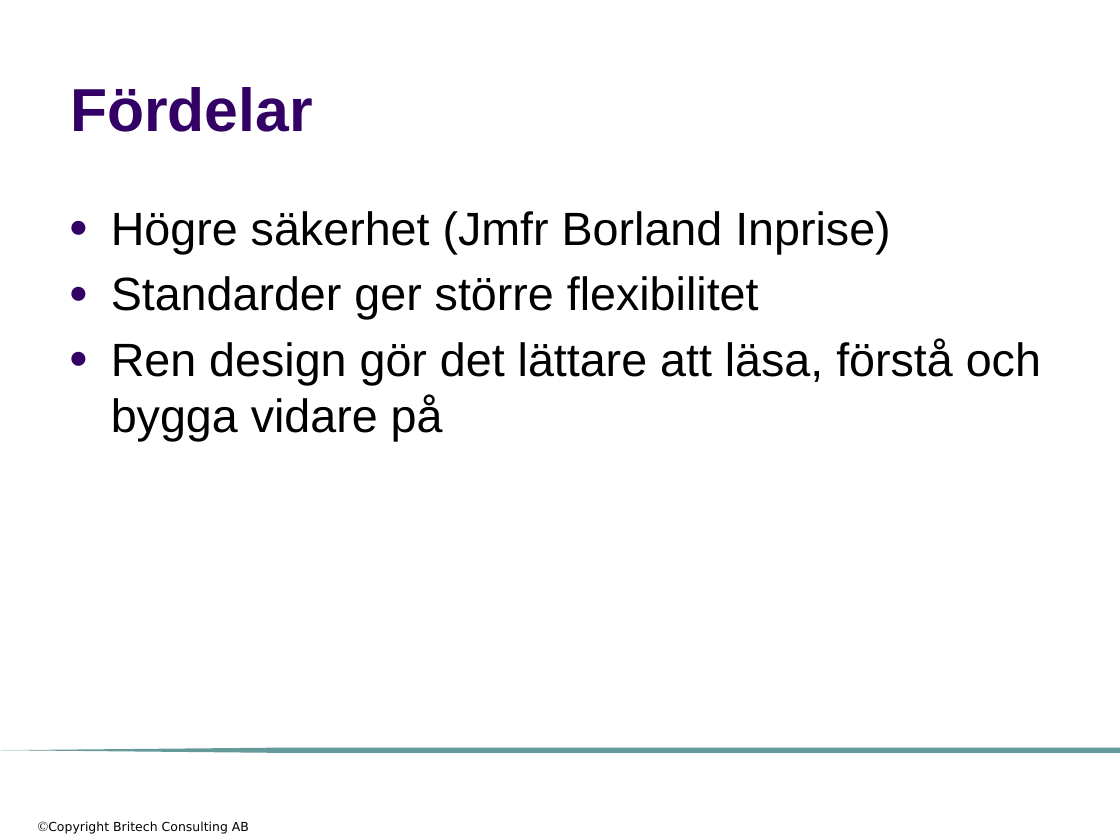
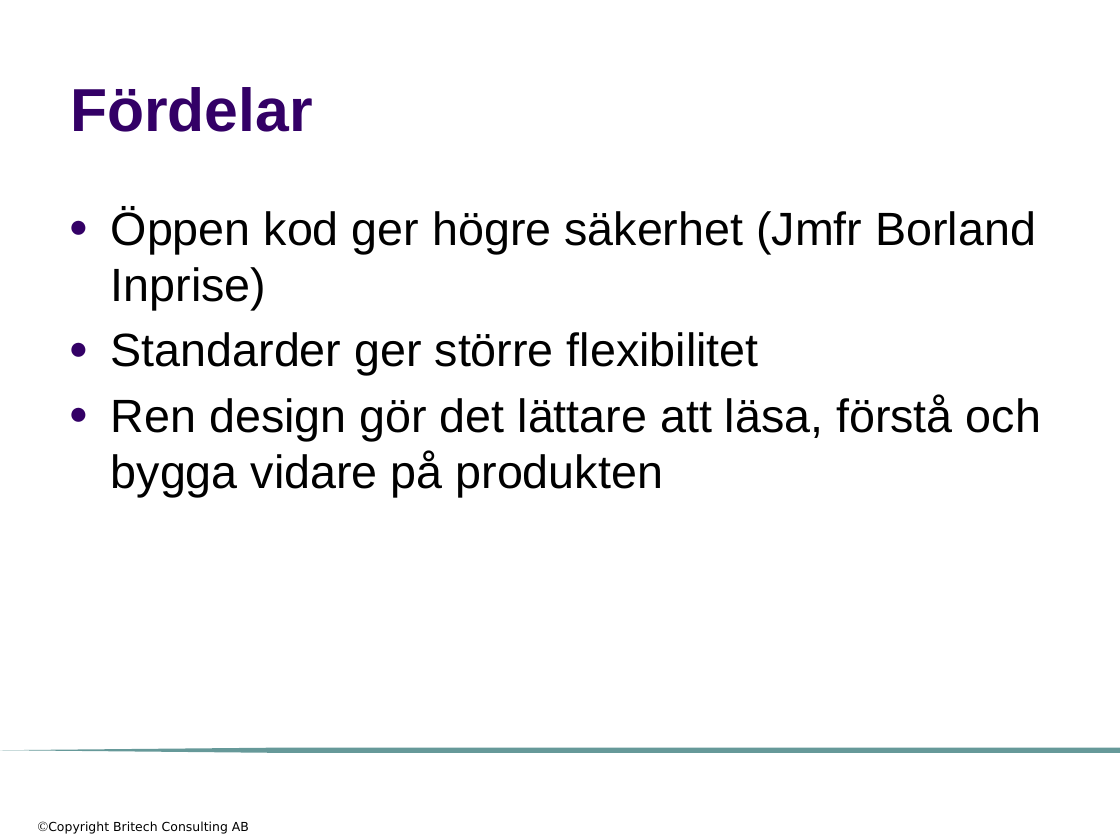
Before and after one commit to me97esn/groovyseminarium, a slide deck: slide 26 of groovyseminarie/dokument/open_source.pptx (slide 6 before the commit). Drawn at 1120x840 pixels with LibreOffice and Linux fonts; fonts in the diff are those of the drawing; background and template pictures are left out. Boxes give left, top, right and bottom in pixels: in the first picture for what was removed or moved away, otherwise in the second. Text is boxed around its words. In the diff, an @@ line names an element or a change of style, - is before the commit and + after.

```diff
--- a/groovyseminarie/dokument/open_source.pptx
+++ b/groovyseminarie/dokument/open_source.pptx
@@ text at [111, 208, 1036, 310]: text changed @@
-● Högre säkerhet (Jmfr Borland Inprise)
+● Öppen kod ger högre säkerhet (Jmfr Borland Inprise)
@@ text at [111, 395, 1041, 497]: text changed @@
-● Ren design gör det lättare att läsa, förstå och bygga vidare på
+● Ren design gör det lättare att läsa, förstå och bygga vidare på produkten
```
Also in this commit, not shown: 3 other slides changed, 34 slides added.
